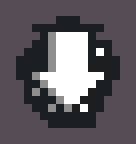
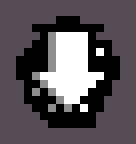
Revision of a layered 136 × 144 image; what changed, layer by layer:
painted on "MouseCursorDown.png" over (24, 24, 112, 120)
painted on "MouseCursorUp.png" over (24, 24, 112, 120)
painted on "MouseCursorLeft.png" over (16, 24, 112, 112)
painted on "MouseCursorRight.png" over (24, 32, 120, 120)
painted on "MouseCursorArrow.png" over (32, 40, 48, 96)
painted on "MouseCursorHand.png" over (24, 24, 112, 128)
added layer "MouseCursorHit.png" above "MouseCursorCross.png" over (16, 16, 120, 120)
painted on "MouseCursorCross.png" over (16, 16, 120, 120)
painted on "MouseCursorWait.png" over (32, 24, 104, 112)
